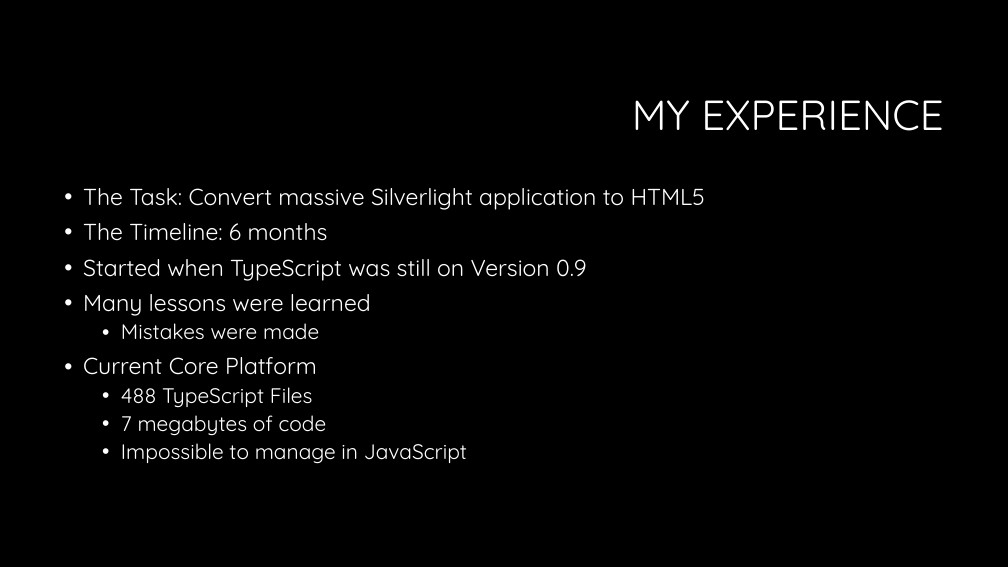
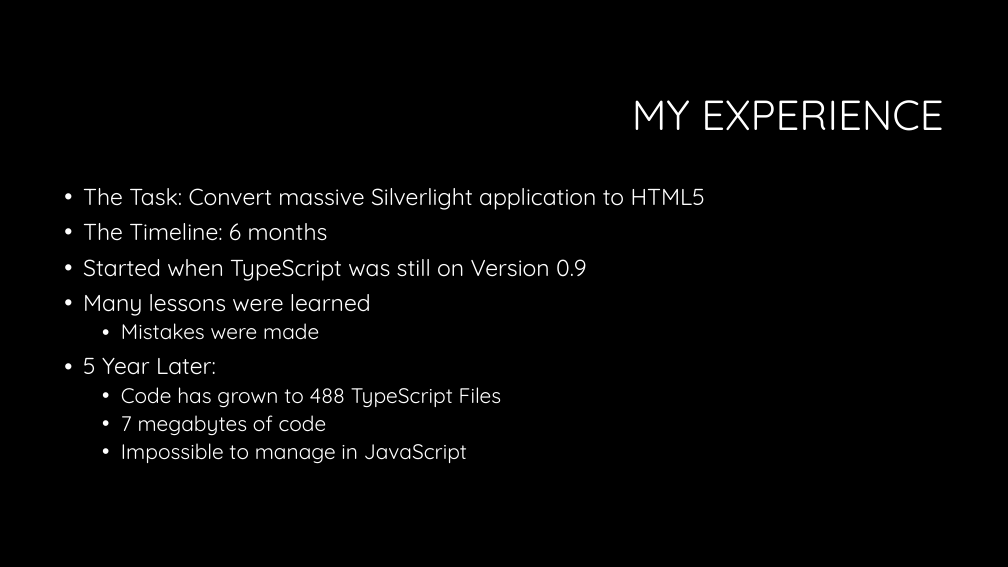
Before and after one commit to RonPenton/intro-to-typescript, a slide deck: slide 21 of Web development with Typescript.pptx (slide 19 before the commit). Drawn at 1008x567 pixels with LibreOffice and Linux fonts; fonts in the diff are those of the drawing; background and template pictures are left out. Boxes give left, top, right and bottom in pixels: in the first picture for what was removed or moved away, otherwise in the second. Text is boxed around its words. In the diff, an @@ line names an element or a change of style, - is before the commit and + after.

```diff
--- a/Web development with Typescript.pptx
+++ b/Web development with Typescript.pptx
@@ text at (83, 358, 502, 408): text changed; size 22 to 20 pt @@
-• Current Core Platform
-  • 488 TypeScript Files
+• 5 Year Later:
+  • Code has grown to 488 TypeScript Files
```
Also in this commit, not shown: 18 other slides changed, 3 slides added, 2 slides removed.
